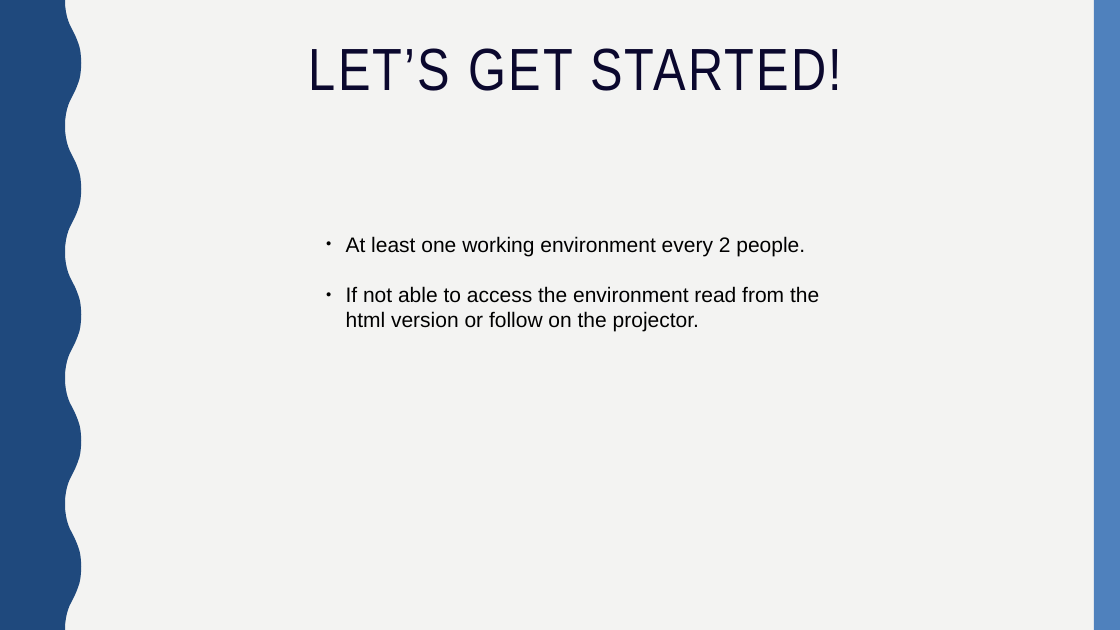
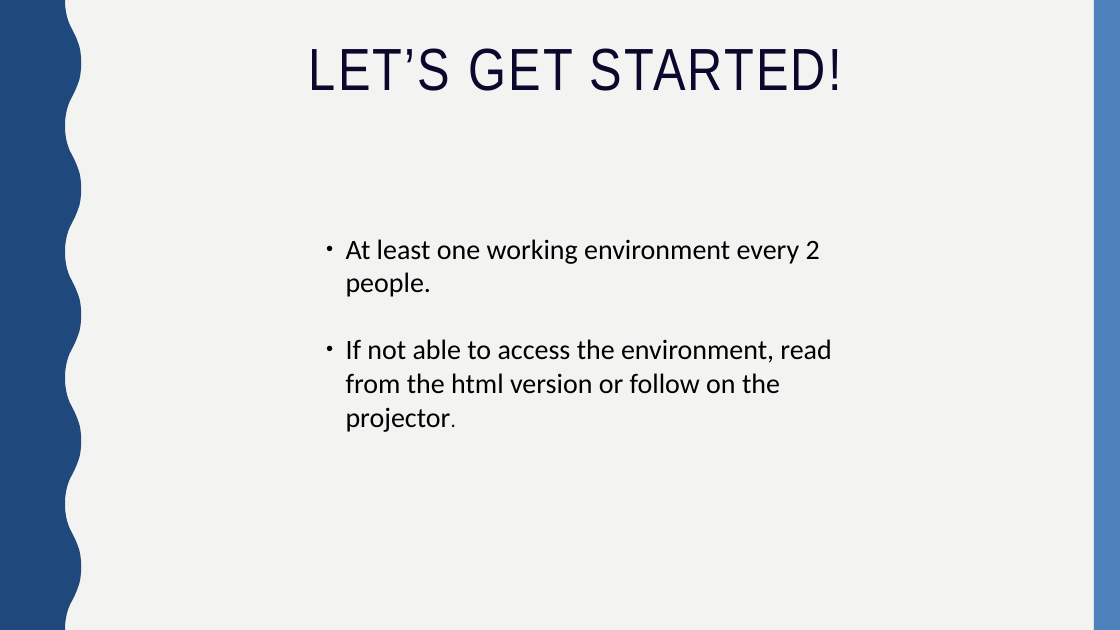
Before and after one commit to vb690/data_viz_python, a slide deck: slide 8 of presentations/wwwh_data_viz.pptx (slide 7 before the commit). Drawn at 1120x630 pixels with LibreOffice and Linux fonts; fonts in the diff are those of the drawing. Boxes give left, top, right and bottom in pixels: in the first picture for what was removed or moved away, otherwise in the second. Text is boxed around its words. In the diff, an @@ line names an element or a change of style, - is before the commit and + after.

```diff
--- a/presentations/wwwh_data_viz.pptx
+++ b/presentations/wwwh_data_viz.pptx
@@ text at box(346, 239, 820, 297): size 18 to 24 pt, font Arial to Calibri in "At least one working environment every 2 ..." @@
@@ text at box(346, 339, 831, 432): text changed; size 18 to 24 pt; font Arial to Calibri @@
-● If not able to access the environment read from the html version or follow on the projector.
+● If not able to access the environment, read from the html version or follow on the projector.
```
Also in this commit, not shown: 5 other slides changed, 2 slides added, 1 slide removed, 2 other files.
